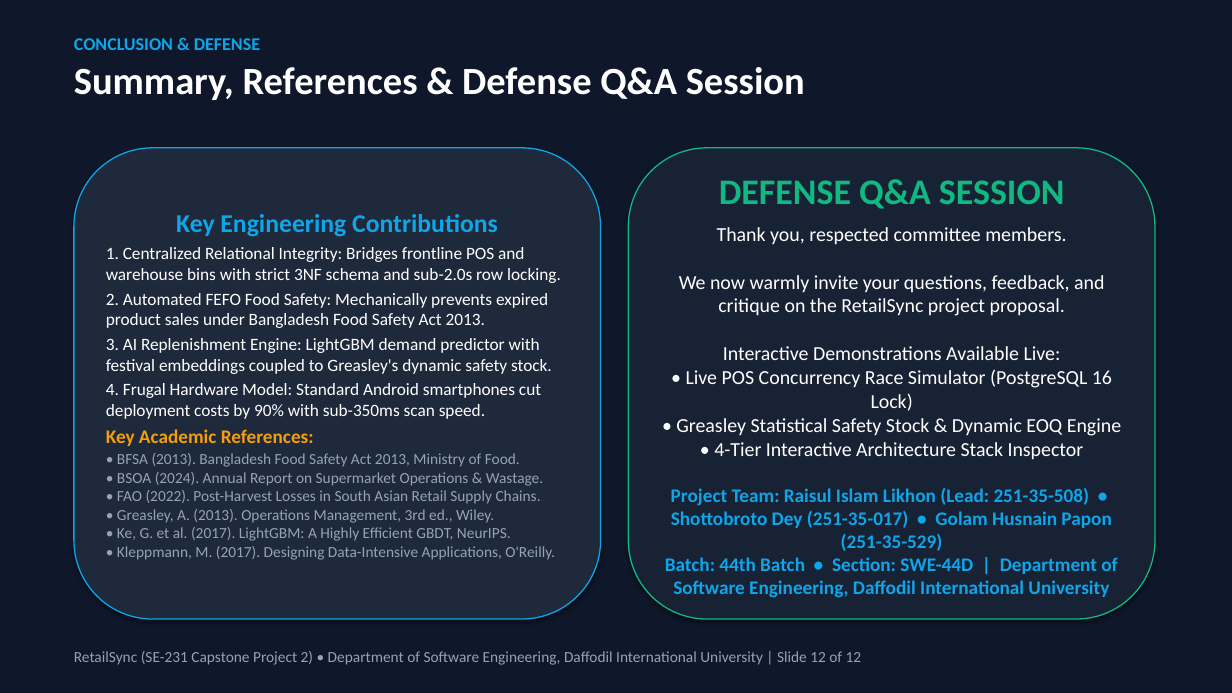
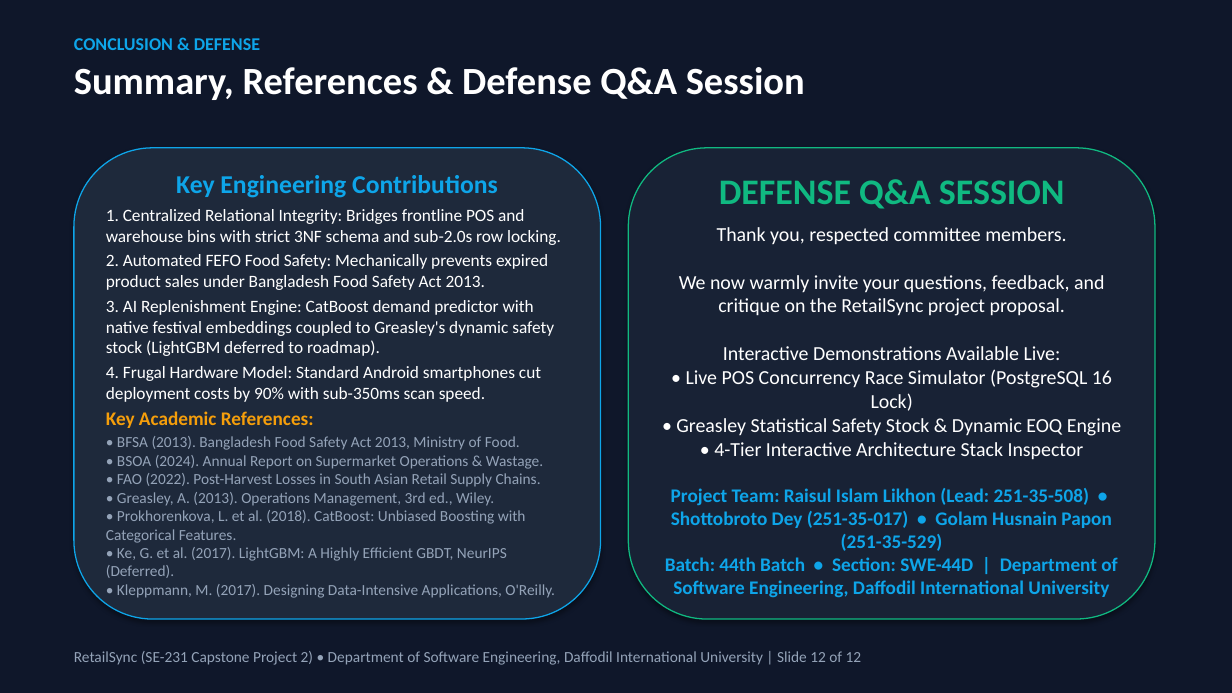
Before and after one commit to Likhon545466/retailsync, a slide deck: slide 12 of proposal/RetailSync_Capstone_Proposal_Defense_Deck.pptx. Drawn at 1232x693 pixels with LibreOffice and Linux fonts; fonts in the diff are those of the drawing. Boxes give left, top, right and bottom in pixels: in the first picture for what was removed or moved away, otherwise in the second. Text is boxed around its words. In the diff, an @@ line names an element or a change of style, - is before the commit and + after.

Commit message:
fix(defense-sync): synchronize presentation slides, pptx, docx, and showcase with CatBoost and SKIP LOCKED

```diff
--- a/proposal/RetailSync_Capstone_Proposal_Defense_Deck.pptx
+++ b/proposal/RetailSync_Capstone_Proposal_Defense_Deck.pptx
@@ rounded rectangle "Key Engineering Contributions" at (x1=74, y1=148, x2=601, y2=619): proportions changed @@
@@ text in rounded rectangle at (x1=106, y1=300, x2=554, y2=356): text changed @@
-3. AI Replenishment Engine: LightGBM demand predictor with festival embeddings coupled to Greasley's dynamic safety stock.
+3. AI Replenishment Engine: CatBoost demand predictor with native festival embeddings coupled to Greasley's dynamic safety stock (LightGBM deferred to roadmap).
@@ text in rounded rectangle at (x1=106, y1=510, x2=526, y2=578): text changed @@
-• Ke, G. et al. (2017). LightGBM: A Highly Efficient GBDT, NeurIPS.
+• Prokhorenkova, L. et al. (2018). CatBoost: Unbiased Boosting with Categorical Features.
+• Ke, G. et al. (2017). LightGBM: A Highly Efficient GBDT, NeurIPS (Deferred).
```
Also in this commit, not shown: 11 other slides changed, 6 other files.
